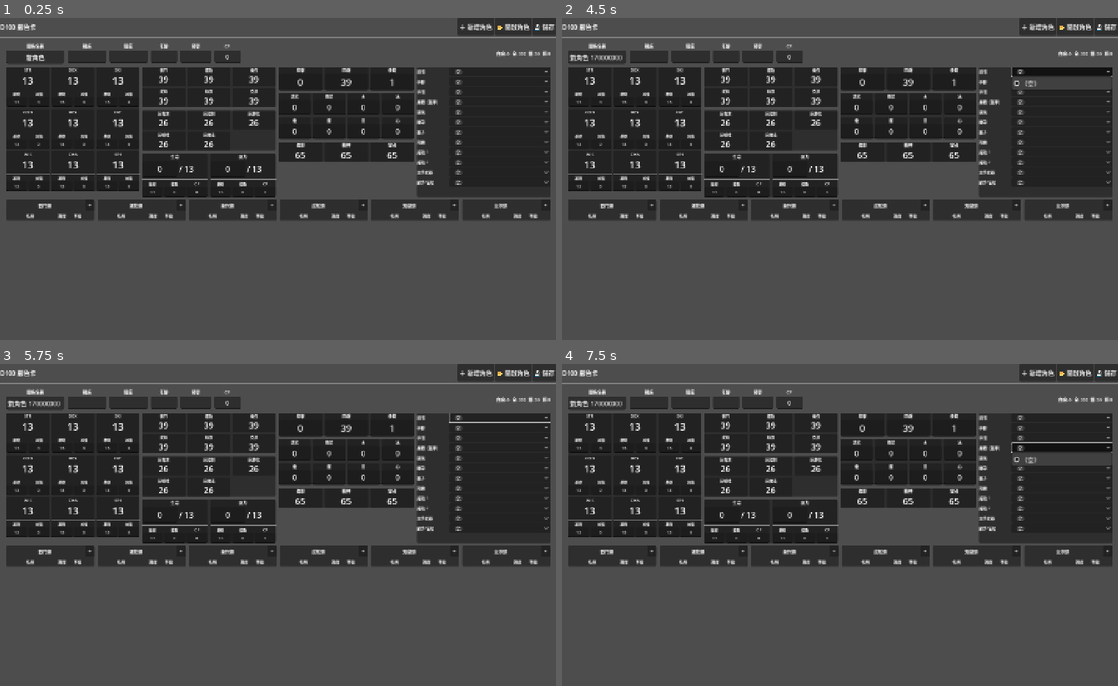
Above: before the commit, frames 1-4 (two rows, left to right).
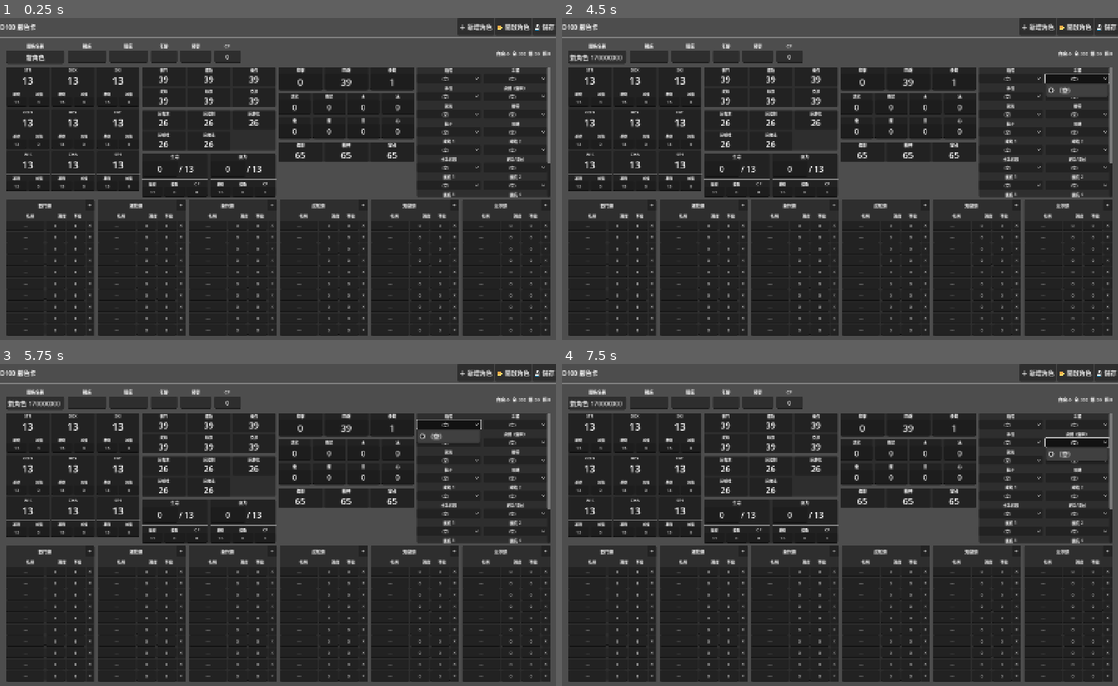
Above: after the commit, the same moments.

Repository: imo-ininder/trpg-sheet
Game: Godot game, scene res://scenes/MainScene.tscn
Same seed, same stepped clock (60 frames per second), same inputs: the game is played once before the commit and once after it.
Inputs (mouse positions are in pixels of both pictures, inside the frame that each line leads up to):
- Up to frame 1 (0.25 s): no input
- Up to frame 2 (4.5 s): click (650, 56) at 0.52 s; type "12" at 0.6 s; click (689, 56) at 0.75 s; type "12" at 0.83 s; click (723, 56) at 0.98 s; type "12" at 1.07 s; click (756, 56) at 1.27 s; type "12" at 1.35 s; click "＋ 新增角色" at 2 s; click "📂 開啟角色" at 2.75 s; click "💾 儲存" at 3.5 s; click "（空）" at 4.25 s
- Up to frame 3 (5.75 s): click "（空）" at 5 s
- Up to frame 4 (7.5 s): click "（空）" at 5.75 s; click "（空）" at 6.5 s; click "（空）" at 7.25 s

The runs differ from the first frame. In frame 1, 35% of the frame differs, in the area x 1-99%, y 15-99%; in frame 2, 35%; in frame 3, 35%; in frame 4, 35%.

Commit message:
fix skill row and item box

Diff:
--- a/scripts/CharacterData.gd
+++ b/scripts/CharacterData.gd
@@ -102,7 +102,10 @@
 func _init():
 	for cat in SKILL_CATS:
 		skills[cat] = []
+	# 初始化所有裝備槽位（主要 + 擴充）
 	for slot in EQUIP_SLOTS:
+		equipment[slot] = ""
+	for slot in EQUIP_SLOTS_EXPANSION:
 		equipment[slot] = ""
 
 # ── 其他效果 ──────────────────────────────────────
--- a/scripts/CharacterSheet.gd
+++ b/scripts/CharacterSheet.gd
@@ -480,43 +480,51 @@
 
 		grid.add_child(card)
 
-# ── 裝備欄位（垂直列表，每行 slot名 + OptionButton）────
+# ── 裝備欄位（10×2 網格佈局，含 12 個主要 + 8 個擴充槽位）────
 func _build_equip(panel: PanelContainer) -> void:
-	var vb = _panel_vbox(panel)
-
-	# 用 ScrollContainer 包住所有裝備列，使裝備欄不會撐大 main_row 的最小高度，
-	# 讓技能區有足夠空間顯示預設 10 列
+	var vb = _panel_vbox(panel, "裝備")
+
+	# 用 ScrollContainer 包住所有裝備格，使裝備欄可捲動
 	var scroll = ScrollContainer.new()
 	scroll.size_flags_horizontal = Control.SIZE_EXPAND_FILL
 	scroll.size_flags_vertical   = Control.SIZE_EXPAND_FILL
 	scroll.horizontal_scroll_mode = ScrollContainer.SCROLL_MODE_DISABLED
+	scroll.vertical_scroll_mode = ScrollContainer.SCROLL_MODE_AUTO
 	vb.add_child(scroll)
 
-	var items_vb = VBoxContainer.new()
-	items_vb.add_theme_constant_override("separation", 2)
-	items_vb.size_flags_horizontal = Control.SIZE_EXPAND_FILL
-	scroll.add_child(items_vb)
-
-	for slot in CharacterData.EQUIP_SLOTS:
-		var row = HBoxContainer.new()
-		row.add_theme_constant_override("separation", 6)
-		row.size_flags_horizontal = Control.SIZE_EXPAND_FILL
-
+	# GridContainer：2 欄 × 10 行
+	var grid = GridContainer.new()
+	grid.columns = 2
+	grid.add_theme_constant_override("h_separation", 8)
+	grid.add_theme_constant_override("v_separation", 4)
+	grid.size_flags_horizontal = Control.SIZE_EXPAND_FILL
+	scroll.add_child(grid)
+
+	# 合併所有槽位（12 個主要 + 8 個擴充）
+	var all_slots = CharacterData.EQUIP_SLOTS + CharacterData.EQUIP_SLOTS_EXPANSION
+
+	for slot in all_slots:
+		var vbox = VBoxContainer.new()
+		vbox.add_theme_constant_override("separation", 2)
+		vbox.size_flags_horizontal = Control.SIZE_EXPAND_FILL
+
+		# 槽位名稱標籤（置中）
 		var lbl = Label.new()
 		lbl.text = slot
-		lbl.vertical_alignment = VERTICAL_ALIGNMENT_CENTER
+		lbl.horizontal_alignment = HORIZONTAL_ALIGNMENT_CENTER
 		lbl.add_theme_font_size_override("font_size", 10)
-		lbl.custom_minimum_size.x = 78
-
+		vbox.add_child(lbl)
+
+		# 裝備選擇下拉選單（文字置中）
 		var opt = OptionButton.new()
 		opt.size_flags_horizontal = Control.SIZE_EXPAND_FILL
 		opt.add_item("（空）")
 		opt.add_theme_font_size_override("font_size", 10)
+		opt.alignment = HORIZONTAL_ALIGNMENT_CENTER  # ← 文字置中
 		_equip_inputs[slot] = opt
-
-		row.add_child(lbl)
-		row.add_child(opt)
-		items_vb.add_child(row)
+		vbox.add_child(opt)
+
+		grid.add_child(vbox)
 
 # ── 技能（六類各自獨立 panel，並排）────────────────────
 func _build_skill_row(parent: VBoxContainer) -> void:
@@ -565,12 +573,19 @@
 	scroll.size_flags_horizontal = Control.SIZE_EXPAND_FILL
 	scroll.size_flags_vertical   = Control.SIZE_EXPAND_FILL
 	scroll.horizontal_scroll_mode = ScrollContainer.SCROLL_MODE_DISABLED
+	scroll.vertical_scroll_mode = ScrollContainer.SCROLL_MODE_AUTO
+	# 設定最小高度，確保不會無限延伸
+	scroll.custom_minimum_size.y = 300
 	vb.add_child(scroll)
 
 	var rows_vb = VBoxContainer.new()
 	rows_vb.add_theme_constant_override("separation", 2)
 	rows_vb.size_flags_horizontal = Control.SIZE_EXPAND_FILL
+	# 重要：移除 vertical 的 expand flag，讓內容撐開 ScrollContainer
+	rows_vb.size_flags_vertical = Control.SIZE_SHRINK_BEGIN
 	scroll.add_child(rows_vb)
+
+	# 初始化技能列表陣列
 	_skill_rows[cat] = []
 
 	# 預設 10 列
@@ -698,7 +713,9 @@
 	_mp_inputs["cp"].text = str(data.mp_cp)
 	_mp_inputs["current"].text = str(data.mp_current)
 	_recalc_resource("mp")
-	for slot in CharacterData.EQUIP_SLOTS:
+	# 載入裝備（包含主要 + 擴充槽位）
+	var all_slots = CharacterData.EQUIP_SLOTS + CharacterData.EQUIP_SLOTS_EXPANSION
+	for slot in all_slots:
 		if _equip_inputs.has(slot):
 			var opt: OptionButton = _equip_inputs[slot]
 			var item_name: String = data.equipment.get(slot, "")
@@ -746,7 +763,9 @@
 	_data.res_acid        = int(_elem_resist_inputs["酸"].text)   if _elem_resist_inputs["酸"].text.is_valid_int()   else 0
 	_data.res_sound       = int(_elem_resist_inputs["音"].text)   if _elem_resist_inputs["音"].text.is_valid_int()   else 0
 	_data.res_psychic     = int(_elem_resist_inputs["心"].text)   if _elem_resist_inputs["心"].text.is_valid_int()   else 0
-	for slot in CharacterData.EQUIP_SLOTS:
+	# 回寫裝備（包含主要 + 擴充槽位）
+	var all_slots = CharacterData.EQUIP_SLOTS + CharacterData.EQUIP_SLOTS_EXPANSION
+	for slot in all_slots:
 		if _equip_inputs.has(slot):
 			var opt: OptionButton = _equip_inputs[slot]
 			var text := opt.get_item_text(opt.selected)
